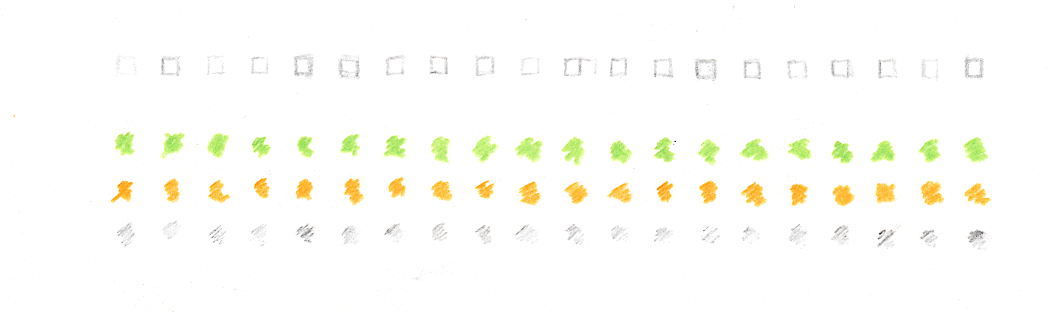
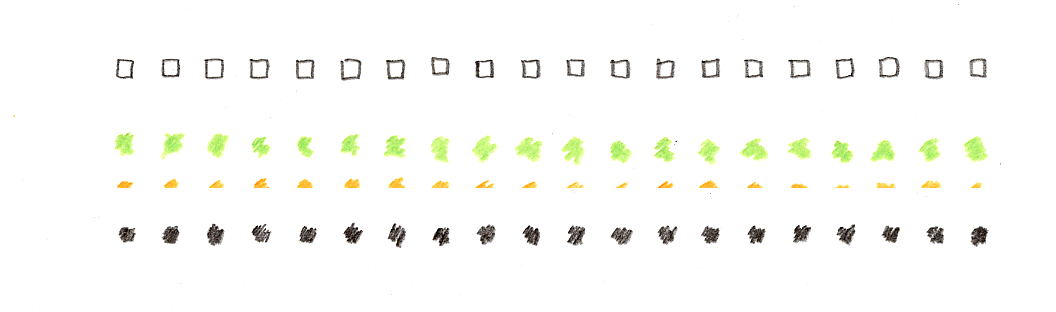
The second (1056, 312) image is a revision of the first. Changes to its layers:
added layer "Scan2 Clean" above "Scan2" over [47, 28, 1039, 284]
added layer "Scan2" above "Scan2 Thresh" over [47, 28, 1039, 284]
added layer "Scan2 Thresh" above "ErasedScan copy #1" over [47, 28, 1039, 284]
hid "ErasedScan copy #1" over [0, 0, 1055, 312]
hid "ErasedThreshold" over [0, 0, 1055, 312]
hid "ErasedScan" over [0, 0, 1055, 312]
hid "threshold" over [0, 0, 1055, 312]
